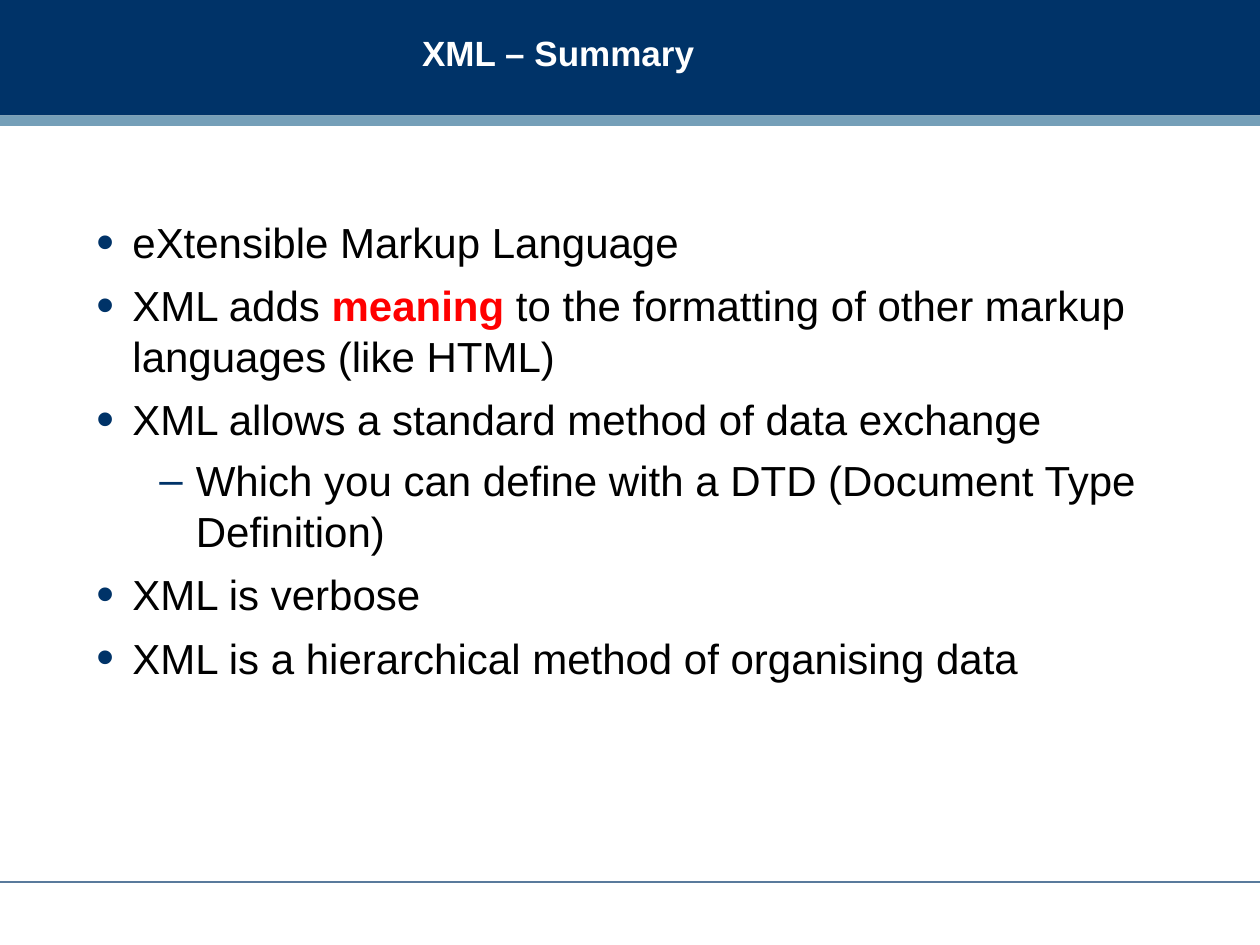
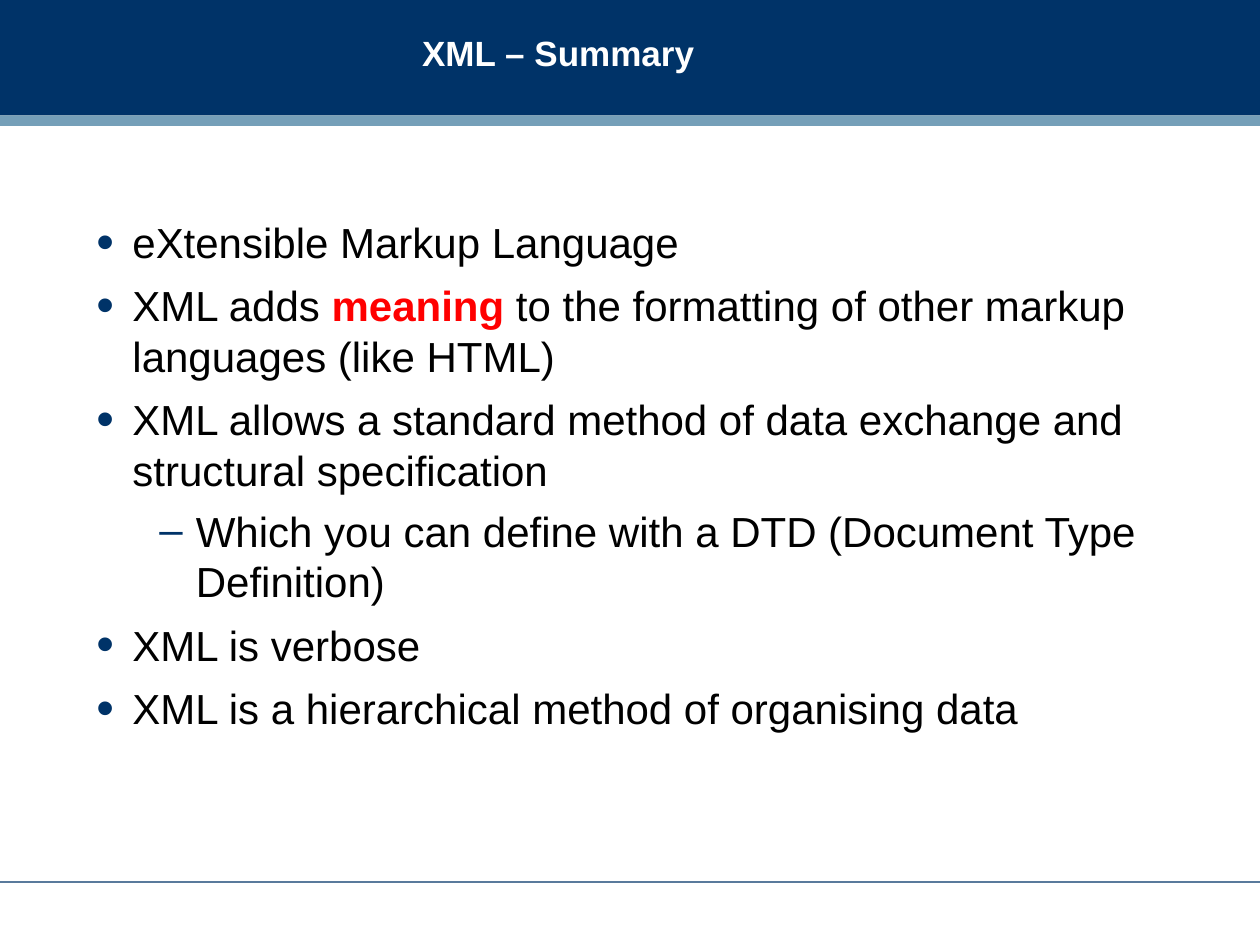
Before and after one commit to dreamind/ix, a slide deck: slide 8 of lectures/review/exam_review.ppt. Drawn at 1260x945 pixels with LibreOffice and Linux fonts; fonts in the diff are those of the drawing; background and template pictures are left out. Boxes give left, top, right and bottom in pixels: in the first picture for what was removed or moved away, otherwise in the second. Text is boxed around its words. In the diff, an @@ line names an element or a change of style, - is before the commit and + after.

```diff
--- a/lectures/review/exam_review.ppt
+++ b/lectures/review/exam_review.ppt
@@ text at <box>132,404,1123,494</box>: text changed @@
-• XML allows a standard method of data exchange
+• XML allows a standard method of data exchange and structural specification
```
Also in this commit, not shown: 11 other slides changed, 1 slide added, 3 slides removed, 2 other files.
